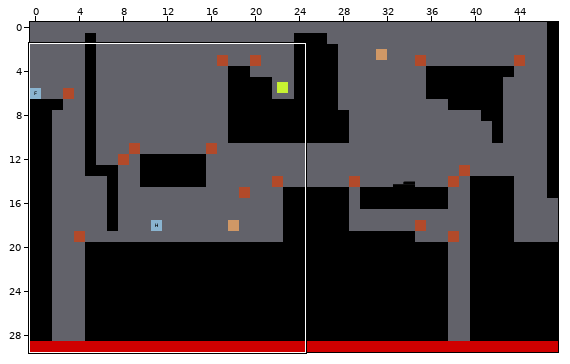
Tiled map: maps/level_02.tmx. Above, an overview of the earlier version with the close-up marked.
Close-up. Before the edit:
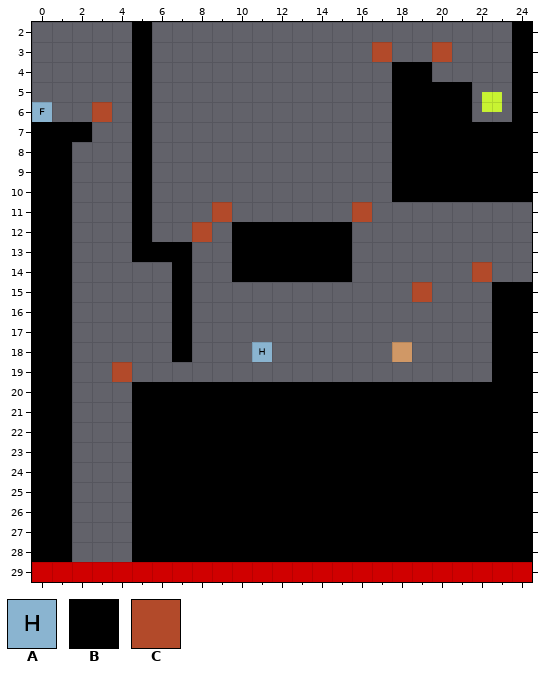
Cells are 64x64 px. Shown: x 0..24, y 2..29. The commit also changed other parts of the map, which this record leaves out.
Key: from "tileset": A 56, B 78, C 81.
_ is an empty cell, # one hidden under a higher layer.
Objects are placed by their top-left corner, in cells (3,4 is the top-left corner of cell 3,4); size is 1x1 cell unless given.
Layers that did not change in this view are not listed.
Layer "layer_limits" before, first column x 0:
 2 _________________________
 3 _________________C__C____
 4 _________________________
 5 _________________________
 6 ___C_____________________
 7 _________________________
 8 _________________________
 9 _________________________
10 _________________________
11 _________C______C________
12 ________C________________
13 _________________________
14 ______________________C__
15 ___________________C_____
16 _________________________
17 _________________________
18 _________________________
19 ____C____________________
20 _________________________
21 _________________________
22 _________________________
23 _________________________
24 _________________________
25 _________________________
26 _________________________
27 _________________________
28 _________________________
29 _________________________
Layer "layer_platforms" before, first column x 0:
 2 _____B__________________B
 3 _____B__________________B
 4 _____B____________BB____B
 5 _____B____________BBBB__B
 6 _____B____________BBBB__B
 7 BBB__B____________BBBBBBB
 8 BB___B____________BBBBBBB
 9 BB___B____________BBBBBBB
10 BB___B____________BBBBBBB
11 BB___B___________________
12 BB___B____BBBBBB_________
13 BB___BBB__BBBBBB_________
14 BB_____B__BBBBBB_________
15 BB_____B_______________BB
16 BB_____B_______________BB
17 BB_____B_______________BB
18 BB_____B_______________BB
19 BB_____________________BB
20 BB___BBBBBBBBBBBBBBBBBBBB
21 BB___BBBBBBBBBBBBBBBBBBBB
22 BB___BBBBBBBBBBBBBBBBBBBB
23 BB___BBBBBBBBBBBBBBBBBBBB
24 BB___BBBBBBBBBBBBBBBBBBBB
25 BB___BBBBBBBBBBBBBBBBBBBB
26 BB___BBBBBBBBBBBBBBBBBBBB
27 BB___BBBBBBBBBBBBBBBBBBBB
28 BB___BBBBBBBBBBBBBBBBBBBB
29 ##___##############_#___#
Objects on layer "SpawnHog" before:
A at 11,18
The same view after the edit:
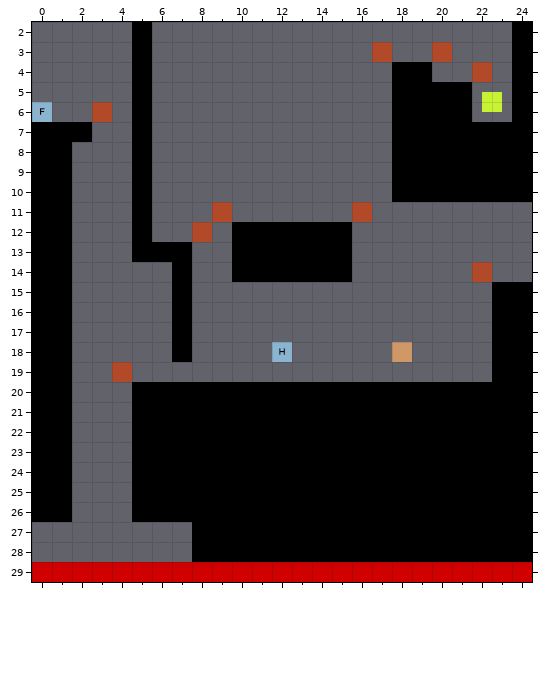
The edit:
Changed rows in their new state; . is an unchanged cell.
Layer "layer_limits":
first column x 22:
 4 C
first column x 19:
15 _
Layer "layer_platforms":
first column x 0:
27 __...___
28 __...___
Layer "SpawnHog":
changed: A at 11,18 -> A at 12,18
Boxes around the changes in both close-ups, in picture pixels (x1, y1, x2, y2):
added: (472, 62, 492, 82)
removed: (412, 282, 432, 302)
changed: (252, 342, 292, 362)
removed: (32, 522, 72, 562)
removed: (132, 522, 192, 562)
